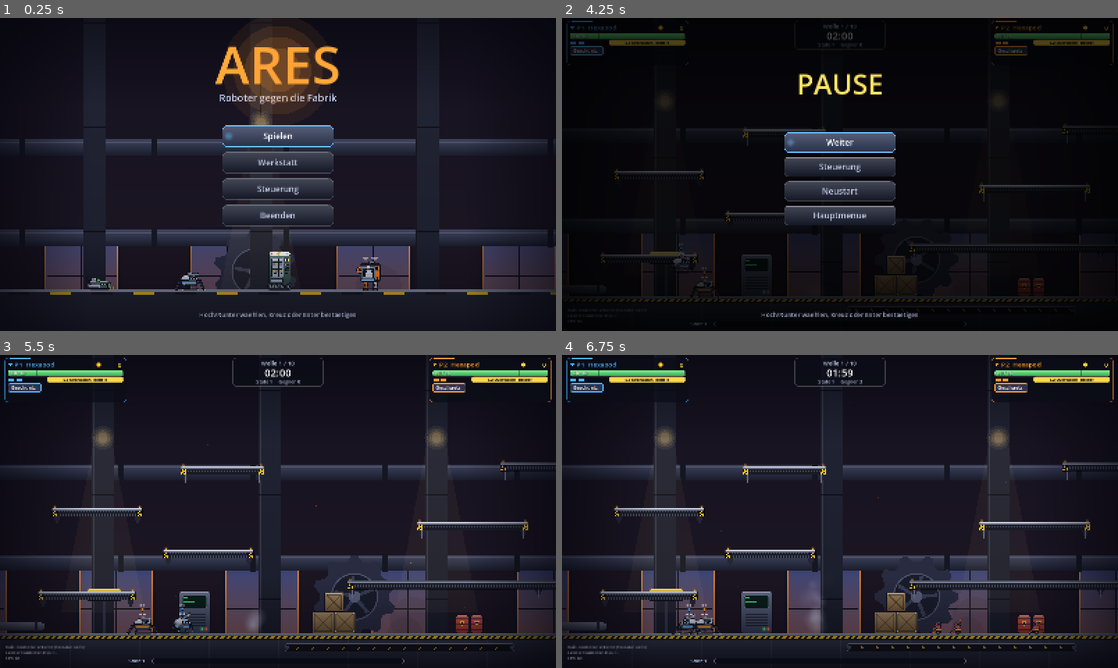
Above: before the commit, frames 1-4 (two rows, left to right).
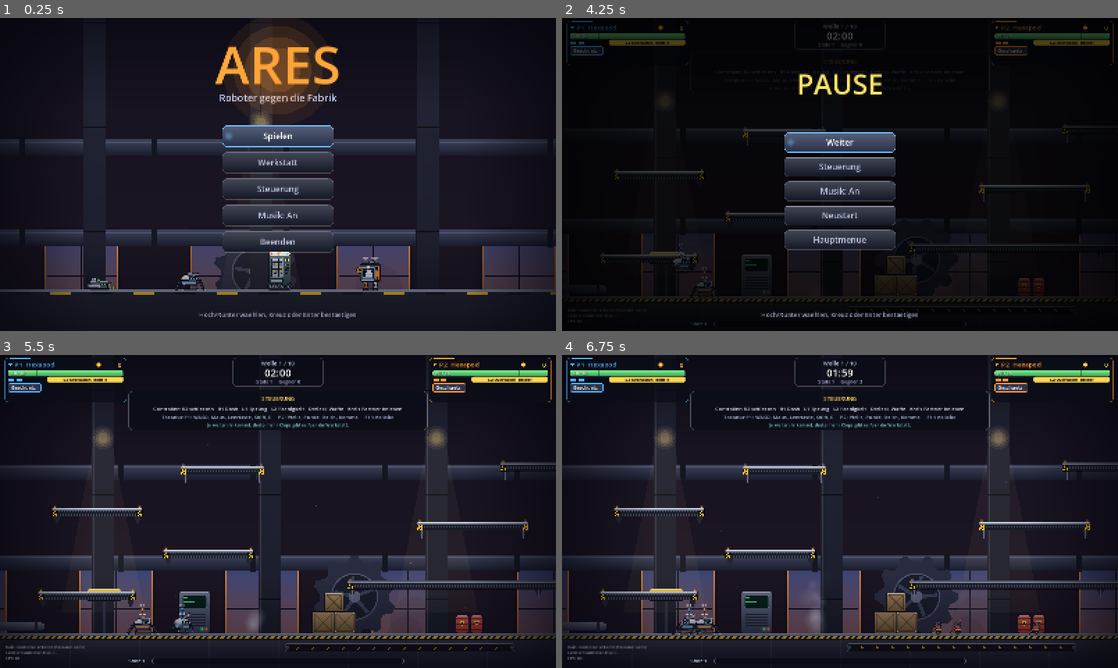
Above: after the commit, the same moments.

Repository: BearsinK/Ares
Game: Godot game, scene res://scenes/title.tscn
Same seed, same stepped clock (60 frames per second), same inputs: the game is played once before the commit and once after it.
Inputs (mouse positions are in pixels of both pictures, inside the frame that each line leads up to):
- Up to frame 1 (0.25 s): no input
- Up to frame 2 (4.25 s): tap Enter (p1_confirm) at 0.5, 2.85 s; move the mouse to (962, 158) at 0.52 s; hold D (p1_right) 0.53-2.03 s; tap Keypad Enter (p2_confirm) at 0.6, 1.55, 3.05 s; click (962, 158) at 0.67 s; tap Space (p1_jump) at 0.77, 1.07, 1.52, 1.82, 3.02, 3.32, 3.77, 4.07 s; tap Down (p2_down) at 0.8, 1.35, 2.3, 3.8 s; move the mouse to (728, 190) at 1.27 s; move the mouse to (895, 105) at 2.02 s; hold A (p1_left) 2.03-2.78 s; tap E (p1_ability) at 2.1 s; move the mouse to (812, 237) at 2.77 s; hold D (p1_right) from 2.78 s (still down); click (812, 237) at 2.92 s; move the mouse to (1006, 221) at 3.52 s; tap Shift (p1_dash) at 3.6 s; tap Escape (pause) at 4.15 s
- Up to frame 3 (5.5 s): move the mouse to (111, 464) at 4.27 s; release D (p1_right) at 4.28 s; hold A (p1_left) 4.28-5.03 s; tap F (p1_fire) at 4.35 s; tap Space (p1_jump) at 4.52, 4.82 s; tap Keypad Enter (p2_confirm) at 4.55, 5 s; move the mouse to (305, 511) at 5.02 s; hold D (p1_right) from 5.03 s (still down); tap R (p1_hook) at 5.1 s; click (305, 511) at 5.17 s; tap Down (p2_down) at 5.3 s
- Up to frame 4 (6.75 s): move the mouse to (756, 433) at 5.77 s; release D (p1_right) at 5.78 s; hold A (p1_left) from 5.78 s (still down); tap G (p1_interact) at 5.85 s; tap Space (p1_jump) at 6.02, 6.32 s; tap Keypad Enter (p2_confirm) at 6.05 s; move the mouse to (962, 495) at 6.52 s; tap Q (p1_weapon) at 6.6 s

The runs differ from the first frame. In frame 1, 0.4% of the frame differs, in the area x 40-60%, y 61-76%; in frame 2, 1.4%, in the area x 40-60%, y 13-75%; in frame 3, 0.9%; in frame 4, 0.9%.

Commit message:
Musik (im Code erzeugt, abschaltbar), Steuerungshinweis, F11 Vollbild, Zeichnen nur fuer sichtbare Gegner
Co-Authored-By: Claude Sonnet 5.5 <noreply@anthropic.com>
Claude-Session: https://claude.ai/code/session_01LWfhWxkDekTWkUA5NKCt1X

Diff:
--- a/project.godot
+++ b/project.godot
@@ -18,6 +18,7 @@
 
 InputSetup="*res://scripts/autoload/input_setup.gd"
 Sfx="*res://scripts/autoload/sfx.gd"
+Music="*res://scripts/autoload/music.gd"
 
 [display]
 
@@ -34,6 +35,7 @@
 2d_physics/layer_4="player_projectiles"
 2d_physics/layer_5="enemy_projectiles"
 2d_physics/layer_6="platforms"
+2d_physics/layer_8="player_walls"
 
 [rendering]
 
--- a/scripts/autoload/input_setup.gd
+++ b/scripts/autoload/input_setup.gd
@@ -34,6 +34,13 @@
 	_add_action("pause", 0.5)
 	_key("pause", KEY_ESCAPE)
 	_pad_button("pause", -1, JOY_BUTTON_START)
+
+
+## F11 schaltet zwischen Fenster und Vollbild um.
+func _unhandled_input(event: InputEvent) -> void:
+	if event is InputEventKey and event.pressed and not event.echo and event.keycode == KEY_F11:
+		var fullscreen := DisplayServer.window_get_mode() == DisplayServer.WINDOW_MODE_FULLSCREEN
+		DisplayServer.window_set_mode(DisplayServer.WINDOW_MODE_WINDOWED if fullscreen else DisplayServer.WINDOW_MODE_FULLSCREEN)
 
 
 func _add_action(action: String, deadzone: float) -> void:
--- /dev/null
+++ b/scripts/autoload/music.gd
@@ -0,0 +1,217 @@
+extends Node
+## Hintergrundmusik, komplett im Code erzeugt: ein dunkler Industrie-Loop in a-Moll
+## (Bass, Kick, Snare, Hi-Hat) plus eine zweite Ebene mit Arpeggio, die mit der
+## Spannung (Welle, Boss) lauter wird. Die Ebenen werden beim Start Stueck fuer
+## Stueck berechnet, damit das Spiel nicht haengt.
+
+const RATE := 22050
+const STEP := 3000
+const STEPS := 128
+const TOTAL := STEP * STEPS
+const BASE_DB := -17.0
+const EVENTS_PER_FRAME := 14
+
+const ROOTS := [55.0, 55.0, 43.65, 49.0, 55.0, 55.0, 43.65, 41.2]
+const TRIADS := [
+	[440.0, 523.25, 659.25], [440.0, 523.25, 659.25], [349.23, 440.0, 523.25], [392.0, 493.88, 587.33],
+	[440.0, 523.25, 659.25], [440.0, 523.25, 659.25], [349.23, 440.0, 523.25], [329.63, 415.3, 493.88],
+]
+const BASS_STEPS := [0, 3, 6, 8, 11, 14]
+
+var enabled := true
+var ready_to_play := false
+var layer_level := 0.3
+
+var _base_player: AudioStreamPlayer
+var _layer_player: AudioStreamPlayer
+var _base := PackedFloat32Array()
+var _layer := PackedFloat32Array()
+var _events: Array = []
+var _cursor := 0
+var _noise_seed := 12345
+
+
+func _ready() -> void:
+	process_mode = Node.PROCESS_MODE_ALWAYS
+	if DisplayServer.get_name() == "headless":
+		set_process(false)
+		return
+	enabled = SaveData.music_enabled()
+	_base_player = AudioStreamPlayer.new()
+	_layer_player = AudioStreamPlayer.new()
+	add_child(_base_player)
+	add_child(_layer_player)
+	_base.resize(TOTAL)
+	_layer.resize(TOTAL)
+	_plan_events()
+
+
+## Berechnet beide Ebenen sofort (fuer Werkzeuge und Tests, ohne Audio-Ausgabe).
+func render_all() -> void:
+	_base.resize(TOTAL)
+	_layer.resize(TOTAL)
+	_plan_events()
+	for event in _events:
+		_render(event)
+	_normalize(_base)
+	_normalize(_layer)
+
+
+func save_wav(path: String, mixed := true) -> void:
+	var data := PackedFloat32Array()
+	data.resize(TOTAL)
+	for i in TOTAL:
+		data[i] = _base[i] * 0.7 + (_layer[i] * 0.4 if mixed else 0.0)
+	var stream := _make_stream(data)
+	stream.save_to_wav(path)
+
+
+func set_enabled(value: bool) -> void:
+	enabled = value
+	SaveData.set_music(value)
+	_apply_volume()
+
+
+## Spannung 0..1: laesst die zweite Ebene lauter werden.
+func set_layer_level(level: float) -> void:
+	layer_level = clampf(level, 0.0, 1.0)
+	_apply_volume()
+
+
+func _apply_volume() -> void:
+	if _base_player == null:
+		return
+	_base_player.volume_db = BASE_DB if enabled else -80.0
+	_layer_player.volume_db = (BASE_DB - 14.0 * (1.0 - layer_level)) if enabled and layer_level > 0.02 else -80.0
+
+
+# ---------------------------------------------------------------- Berechnung
+
+func _plan_events() -> void:
+	_events.clear()
+	for step in STEPS:
+		var bar := step / 16
+		var in_bar := step % 16
+		if in_bar % 4 == 0:
+			_events.append(["kick", step, 0.0])
+		if in_bar == 4 or in_bar == 12:
+			_events.append(["snare", step, 0.0])
+		if in_bar % 2 == 0:
+			_events.append(["hat", step, 0.0])
+		elif in_bar % 4 == 3:
+			_events.append(["hat", step, 0.0])
+		if in_bar in BASS_STEPS:
+			var octave := 2.0 if in_bar == 8 or in_bar == 14 else 1.0
+			_events.append(["bass", step, float(ROOTS[bar]) * octave])
+		var triad: Array = TRIADS[bar]
+		var tone := float(triad[[0, 1, 2, 1][in_bar % 4]])
+		if in_bar % 8 >= 6:
+			tone *= 2.0
+		_events.append(["arp", step, tone])
+		if in_bar == 0:
+			_events.append(["bell", step, float(triad[0]) * 2.0])
+
+
+func _process(_delta: float) -> void:
+	if ready_to_play:
+		return
+	var done := 0
+	while done < EVENTS_PER_FRAME and _cursor < _events.size():
+		_render(_events[_cursor])
+		_cursor += 1
+		done += 1
+	if _cursor >= _events.size():
+		_finish()
+
+
+func _finish() -> void:
+	_normalize(_base)
+	_normalize(_layer)
+	_base_player.stream = _make_stream(_base)
+	_layer_player.stream = _make_stream(_layer)
+	ready_to_play = true
+	_apply_volume()
+	_base_player.play()
+	_layer_player.play()
+	set_process(false)
+
+
+func _normalize(buffer: PackedFloat32Array) -> void:
+	var peak := 0.001
+	for i in buffer.size():
+		peak = maxf(peak, absf(buffer[i]))
+	var gain := 0.85 / peak
+	for i in buffer.size():
+		buffer[i] *= gain
+
+
+func _make_stream(buffer: PackedFloat32Array) -> AudioStreamWAV:
+	var bytes := PackedByteArray()
+	bytes.resize(buffer.size() * 2)
+	for i in buffer.size():
+		bytes.encode_s16(i * 2, int(clampf(buffer[i], -1.0, 1.0) * 32000.0))
+	var stream := AudioStreamWAV.new()
+	stream.format = AudioStreamWAV.FORMAT_16_BITS
+	stream.mix_rate = RATE
+	stream.stereo = false
+	stream.data = bytes
+	stream.loop_mode = AudioStreamWAV.LOOP_FORWARD
+	stream.loop_begin = 0
+	stream.loop_end = buffer.size()
+	return stream
+
+
+func _noise() -> float:
+	_noise_seed = (_noise_seed * 1103515245 + 12345) & 0x7fffffff
+	return float(_noise_seed) / 1073741823.5 - 1.0
+
+
+## Addiert eine Stimme ab dem Schritt in den Puffer (laeuft am Ende zum Anfang weiter).
+func _render(event: Array) -> void:
+	var kind: String = event[0]
+	var start: int = int(event[1]) * STEP
+	var freq: float = event[2]
+	var length := 0
+	match kind:
+		"kick":
+			length = 4000
+		"snare":
+			length = 3200
+		"hat":
+			length = 1200
+		"bass":
+			length = 5500
+		"arp":
+			length = 4200
+		"bell":
+			length = 12000
+	var phase := 0.0
+	var previous := 0.0
+	for n in length:
+		var t := float(n) / RATE
+		var value := 0.0
+		match kind:
+			"kick":
+				phase += TAU * (45.0 + 110.0 * exp(-t * 35.0)) / RATE
+				value = sin(phase) * exp(-t * 14.0) * 0.9
+			"snare":
+				value = (_noise() * 0.55 + sin(TAU * 185.0 * t) * 0.35) * exp(-t * 22.0)
+			"hat":
+				var noise := _noise()
+				value = (noise - previous) * 0.5 * exp(-t * 90.0) * 0.5
+				previous = noise
+			"bass":
+				phase += TAU * freq / RATE
+				var envelope := minf(t * 400.0, 1.0) * exp(-t * 5.0)
+				value = (sin(phase) + 0.5 * sin(phase * 2.0) + 0.28 * sin(phase * 3.0)) * envelope * 0.4
+			"arp":
+				phase += TAU * freq / RATE
+				value = asin(sin(phase)) * (2.0 / PI) * exp(-t * 9.0) * 0.5
+			"bell":
+				phase += TAU * freq / RATE
+				value = (sin(phase) + 0.4 * sin(phase * 2.01)) * exp(-t * 3.5) * 0.4
+		var index := (start + n) % TOTAL
+		if kind == "arp" or kind == "bell":
+			_layer[index] += value
+		else:
+			_base[index] += value
--- a/scripts/game/director.gd
+++ b/scripts/game/director.gd
@@ -74,6 +74,7 @@
 	for i in range(enemies.size() - 1, -1, -1):
 		if not is_instance_valid(enemies[i]) or enemies[i].is_queued_for_deletion():
 			enemies.remove_at(i)
+	_update_visibility()
 	if not enabled:
 		return
 	time += delta
@@ -95,6 +96,16 @@
 	var elite := _next_elite
 	_next_kind = ""
 	spawn(kind, null, elite)
+
+
+func _update_visibility() -> void:
+	var viewport := get_viewport()
+	if viewport == null:
+		return
+	var view: Rect2 = viewport.get_canvas_transform().affine_inverse() * viewport.get_visible_rect()
+	view = view.grow(260.0)
+	for enemy in enemies:
+		enemy.on_screen = view.has_point(enemy.global_position)
 
 
 func _choose_kind() -> String:
--- a/scripts/game/enemy.gd
+++ b/scripts/game/enemy.gd
@@ -27,6 +27,8 @@
 ## Art der Elite (fire, shield, storm, frost), siehe EnemyTypes.ELITE_KINDS.
 var elite_kind := ""
 var shield := 0.0
+## Vom Director gesetzt: false, wenn der Gegner ausserhalb des Bildes ist (spart Zeichenzeit).
+var on_screen := true
 var max_shield := 0.0
 var body_scale := 1.0
 var players: Array[Player] = []
@@ -167,7 +169,7 @@
 	_update_attack(delta)
 	_update_elite(delta)
 	move_and_slide()
-	queue_redraw()
+	_maybe_redraw()
 
 
 func _frozen_physics(delta: float) -> void:
@@ -181,6 +183,15 @@
 		velocity.x = move_toward(velocity.x, 0.0, 2500.0 * delta)
 		velocity.y = minf(velocity.y + GRAVITY * delta, MAX_FALL_SPEED)
 	move_and_slide()
+	_maybe_redraw()
+
+
+## Zeichnet nur, was im Bild ist, und bei sehr vielen Gegnern nur jeden zweiten Frame.
+func _maybe_redraw() -> void:
+	if not on_screen:
+		return
+	if siblings.size() > 45 and (Engine.get_physics_frames() + get_instance_id()) % 2 == 0:
+		return
 	queue_redraw()
 
 
--- a/scripts/game/hud.gd
+++ b/scripts/game/hud.gd
@@ -10,6 +10,7 @@
 var _canvas: Node2D
 var _flash_color := Color(0, 0, 0, 0)
 var _flash_time := 0.0
+var _age := 0.0
 
 
 func _ready() -> void:
@@ -22,6 +23,7 @@
 
 
 func _process(delta: float) -> void:
+	_age += delta
 	_flash_time = maxf(0.0, _flash_time - delta)
 	_canvas.queue_redraw()
 
@@ -44,6 +46,7 @@
 		return
 	var view := _canvas.get_viewport_rect().size
 	_draw_flash(view)
+	_draw_hints(view)
 	_draw_player_panel(main.players[0], Vector2(24.0, 16.0))
 	_draw_player_panel(main.players[1], Vector2(view.x - PANEL_WIDTH - 24.0, 16.0))
 	if main.boss != null and is_instance_valid(main.boss):
@@ -53,6 +56,21 @@
 		_draw_top_center(view)
 	_draw_xp_bar(view)
 	_draw_debug(view)
+
+
+## Steuerungshinweis in den ersten Sekunden eines Laufs.
+func _draw_hints(view: Vector2) -> void:
+	var visible_time := 16.0
+	if _age > visible_time or main.wave > 1 or main.phase != main.Phase.WAVE:
+		return
+	var alpha := clampf(minf(_age / 0.6, (visible_time - _age) / 1.5), 0.0, 1.0)
+	var panel := Rect2(Vector2(view.x * 0.5 - 430.0, 104.0), Vector2(860.0, 112.0))
+	Art.rrect(_canvas, panel, Color(0.04, 0.05, 0.09, 0.8 * alpha), 14.0)
+	Art.rrect_line(_canvas, panel, Color(1, 1, 1, 0.25 * alpha), 14.0, 2.0)
+	_text(panel.position + Vector2(0, 28), "STEUERUNG", 16, Color(1.0, 0.85, 0.4, alpha), HORIZONTAL_ALIGNMENT_CENTER, panel.size.x)
+	_text(panel.position + Vector2(0, 56), "Controller: R2 schiessen   R1 Dash   L1 Sprung   L2 Faehigkeit   Dreieck Waffe   Kreis Partner beleben", 15, Color(0.9, 0.92, 1.0, alpha), HORIZONTAL_ALIGNMENT_CENTER, panel.size.x)
+	_text(panel.position + Vector2(0, 80), "Tastatur P1: WASD, Maus, Leertaste, Shift, E     P2: Pfeile, Punkt, Strich, Komma     F11 Vollbild", 15, Color(0.7, 0.74, 0.9, alpha), HORIZONTAL_ALIGNMENT_CENTER, panel.size.x)
+	_text(panel.position + Vector2(0, 102), "Je weiter ihr kommt, desto mehr Chips gibt es fuer die Werkstatt.", 13, Color(0.6, 0.95, 1.0, alpha * 0.9), HORIZONTAL_ALIGNMENT_CENTER, panel.size.x)
 
 
 func _draw_flash(view: Vector2) -> void:
--- a/scripts/game/main.gd
+++ b/scripts/game/main.gd
@@ -116,6 +116,7 @@
 
 
 func _physics_process(delta: float) -> void:
+	Music.set_layer_level(1.0 if phase == Phase.BOSS else clampf(0.2 + 0.08 * float(wave), 0.2, 0.9))
 	_check_level_up()
 	_update_wave(delta)
 	for entry in _respawns:
--- a/scripts/game/pause_menu.gd
+++ b/scripts/game/pause_menu.gd
@@ -6,7 +6,7 @@
 enum Mode { CLOSED, PAUSE, RESULT }
 enum Page { MAIN, CONTROLS, CONFIRM }
 
-const PAUSE_ITEMS: Array[String] = ["Weiter", "Steuerung", "Neustart", "Hauptmenue"]
+const PAUSE_ITEMS: Array[String] = ["Weiter", "Steuerung", "Musik", "Neustart", "Hauptmenue"]
 const RESULT_ITEMS: Array[String] = ["Neustart", "Hauptmenue"]
 const INPUT_GRACE := 0.5
 
@@ -101,6 +101,8 @@
 			close()
 		"Steuerung":
 			page = Page.CONTROLS
+		"Musik":
+			Music.set_enabled(not Music.enabled)
 		"Neustart":
 			_ask("restart")
 		"Hauptmenue":
@@ -158,7 +160,10 @@
 	var items := _items()
 	for i in items.size():
 		var rect := Rect2(Vector2(view.x * 0.5 - 160.0, top + i * 70.0), Vector2(320, 56))
-		UiKit.button(_canvas, rect, items[i], i == cursor)
+		var label := items[i]
+		if label == "Musik":
+			label = "Musik: %s" % ("An" if Music.enabled else "Aus")
+		UiKit.button(_canvas, rect, label, i == cursor)
 	UiKit.text(_canvas, Vector2(0, view.y - 40.0), "Hoch/Runter waehlen, Kreuz oder Enter bestaetigen", 18, Color(0.65, 0.68, 0.8), HORIZONTAL_ALIGNMENT_CENTER, view.x)
 
 
--- a/scripts/game/title_screen.gd
+++ b/scripts/game/title_screen.gd
@@ -4,7 +4,7 @@
 
 enum State { MAIN, SELECT, CONTROLS, WORKSHOP, STARTING }
 
-const MENU_ITEMS: Array[String] = ["Spielen", "Werkstatt", "Steuerung", "Beenden"]
+const MENU_ITEMS: Array[String] = ["Spielen", "Werkstatt", "Steuerung", "Musik", "Beenden"]
 const COUNTDOWN := 1.1
 
 var state := State.MAIN
@@ -50,6 +50,7 @@
 func _process(delta: float) -> void:
 	_time += delta
 	_camera.position.x = 1600.0 + sin(_time * 0.12) * 500.0
+	Music.set_layer_level(0.3)
 	match state:
 		State.MAIN:
 			_update_main()
@@ -83,6 +84,8 @@
 			2:
 				state = State.CONTROLS
 			3:
+				Music.set_enabled(not Music.enabled)
+			4:
 				get_tree().quit()
 
 
@@ -206,6 +209,12 @@
 			_draw_workshop(view)
 
 
+func _item_label(index: int) -> String:
+	if MENU_ITEMS[index] == "Musik":
+		return "Musik: %s" % ("An" if Music.enabled else "Aus")
+	return MENU_ITEMS[index]
+
+
 func _draw_main(view: Vector2) -> void:
 	# Logo.
 	var pulse := 0.5 + 0.5 * sin(_time * 2.0)
@@ -214,7 +223,7 @@
 	Art.glow(_ui, Vector2(view.x * 0.5, 150), 160.0, Color(1.0, 0.6, 0.2))
 	for i in MENU_ITEMS.size():
 		var rect := Rect2(Vector2(view.x * 0.5 - 160, 310 + i * 76), Vector2(320, 60))
-		UiKit.button(_ui, rect, MENU_ITEMS[i], i == cursor and state == State.MAIN)
+		UiKit.button(_ui, rect, _item_label(i), i == cursor and state == State.MAIN)
 	UiKit.text(_ui, Vector2(0, view.y - 40), "Hoch/Runter waehlen, Kreuz oder Enter bestaetigen", 18, Color(0.65, 0.68, 0.8), HORIZONTAL_ALIGNMENT_CENTER, view.x)
 
 
--- a/tests/menu_test.gd
+++ b/tests/menu_test.gd
@@ -99,6 +99,12 @@
 	_check(menu.page == PauseMenu.Page.CONTROLS, "Steuerungsseite offen")
 	await _tap("p1_interact")
 	_check(menu.page == PauseMenu.Page.MAIN, "Kreis geht zurueck")
+	var music_before: bool = Music.enabled
+	await _tap("p2_down")
+	await _tap("p2_confirm")
+	_check(Music.enabled != music_before, "Musik laesst sich im Pausemenue umschalten")
+	await _tap("p2_confirm")
+	_check(Music.enabled == music_before, "und wieder zurueck")
 	await _tap("p2_down")
 	await _tap("p2_confirm")
 	_check(menu.page == PauseMenu.Page.CONFIRM, "Neustart fragt nach")
Not shown, added: scripts/autoload/music.gd.uid
